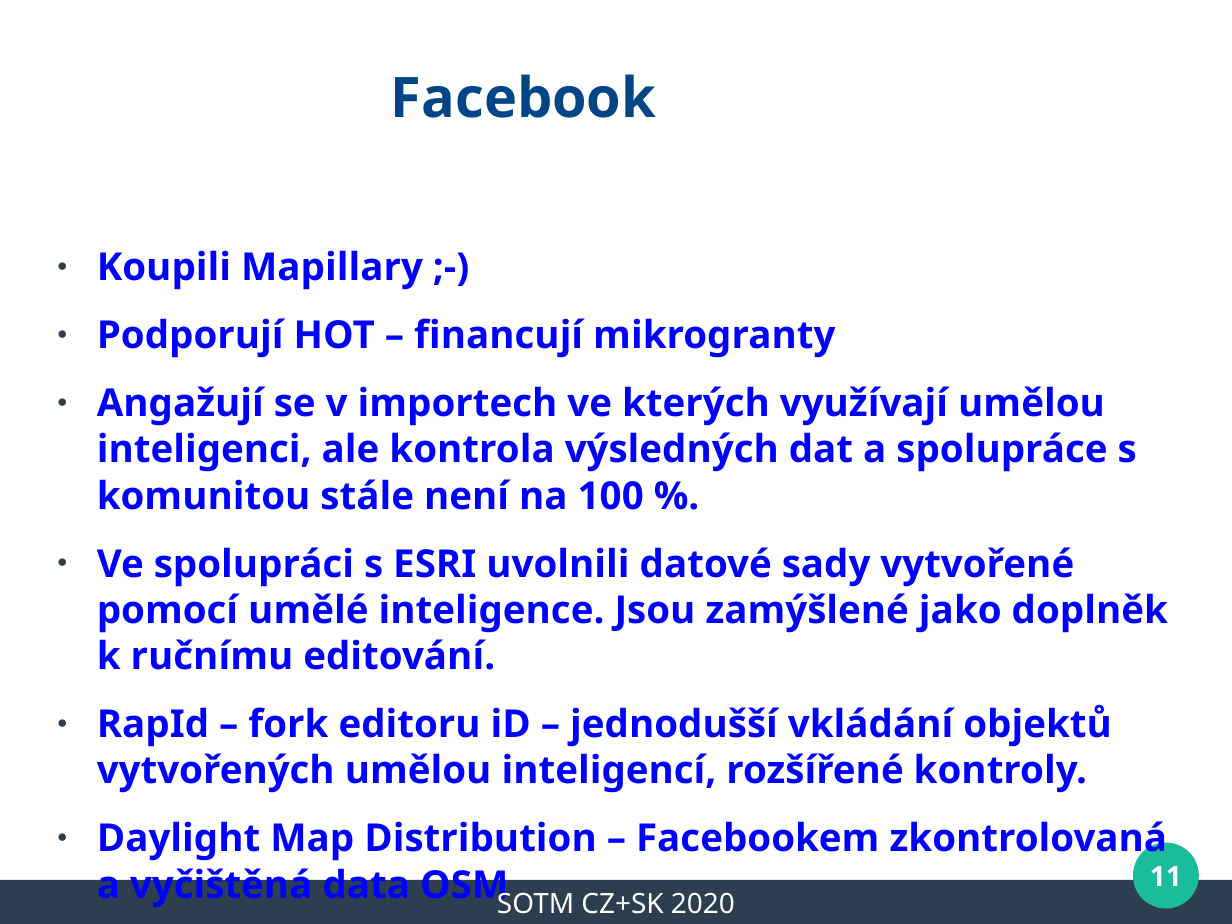
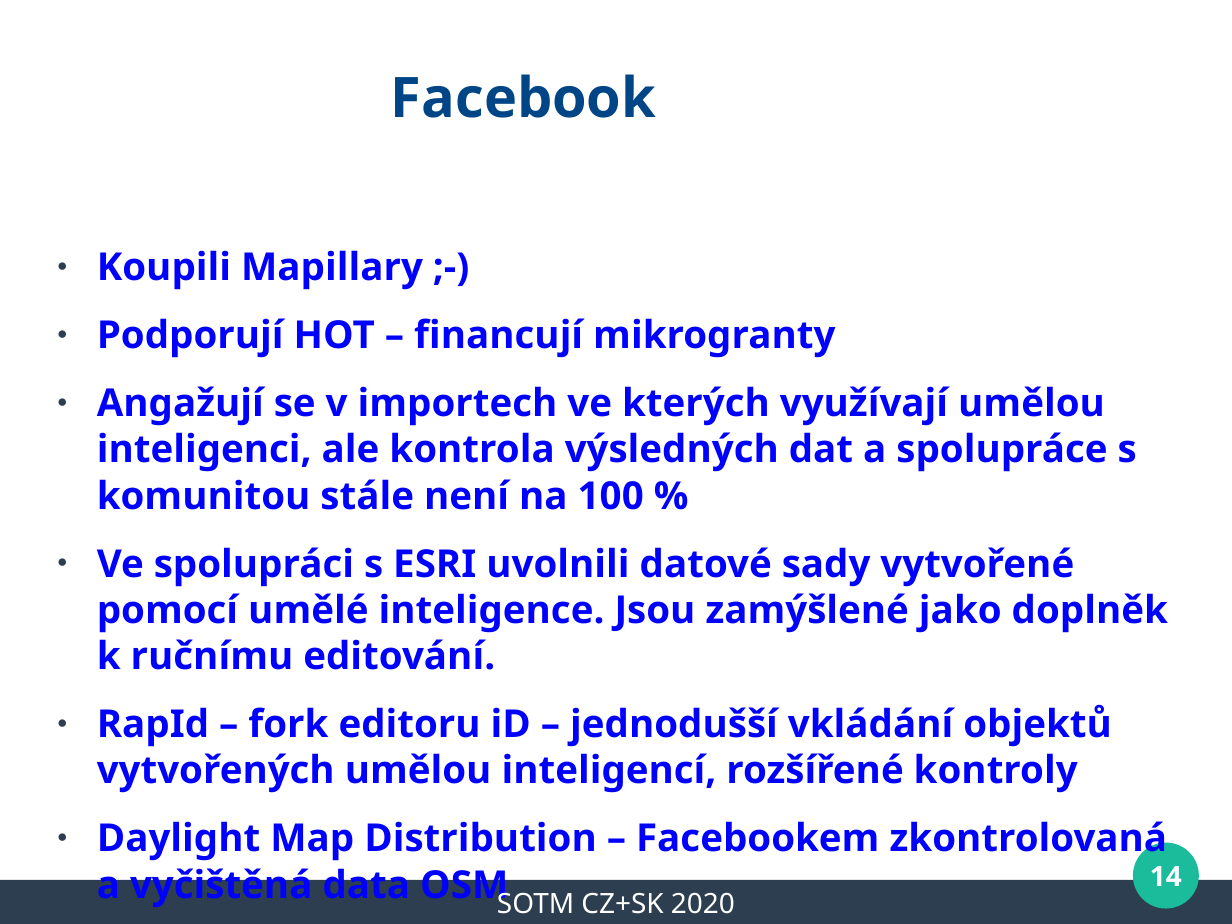
Before and after one commit to mkyral/osm, a slide deck: slide 14 of prezentace/SOTM_CZ_2020/mkyral_WeeklyOSM_2020.odp (slide 11 before the commit). Drawn at 1232x924 pixels with LibreOffice and Linux fonts; fonts in the diff are those of the drawing; background and template pictures are left out. Boxes give left, top, right and bottom in pixels: in the first picture for what was removed or moved away, otherwise in the second. Text is boxed around its words. In the diff, an @@ line names an element or a change of style, - is before the commit and + after.

```diff
--- a/prezentace/SOTM_CZ_2020/mkyral_WeeklyOSM_2020.odp
+++ b/prezentace/SOTM_CZ_2020/mkyral_WeeklyOSM_2020.odp
@@ text at (x1=97, y1=386, x2=1137, y2=510): text changed @@
-● Angažují se v importech ve kterých využívají umělou inteligenci, ale kontrola výsledných dat a spolupráce s komunitou stále není na 100 %.
+● Angažují se v importech ve kterých využívají umělou inteligenci, ale kontrola výsledných dat a spolupráce s komunitou stále není na 100 %
@@ text at (x1=97, y1=704, x2=1112, y2=793): text changed @@
-● RapId – fork editoru iD – jednodušší vkládání objektů vytvořených umělou inteligencí, rozšířené kontroly.
+● RapId – fork editoru iD – jednodušší vkládání objektů vytvořených umělou inteligencí, rozšířené kontroly
@@ page number at (x1=1150, y1=866, x2=1182, y2=886): text changed @@
-11
+14
```
Also in this commit, not shown: 7 other slides changed, 3 slides added, 1 slide removed.
